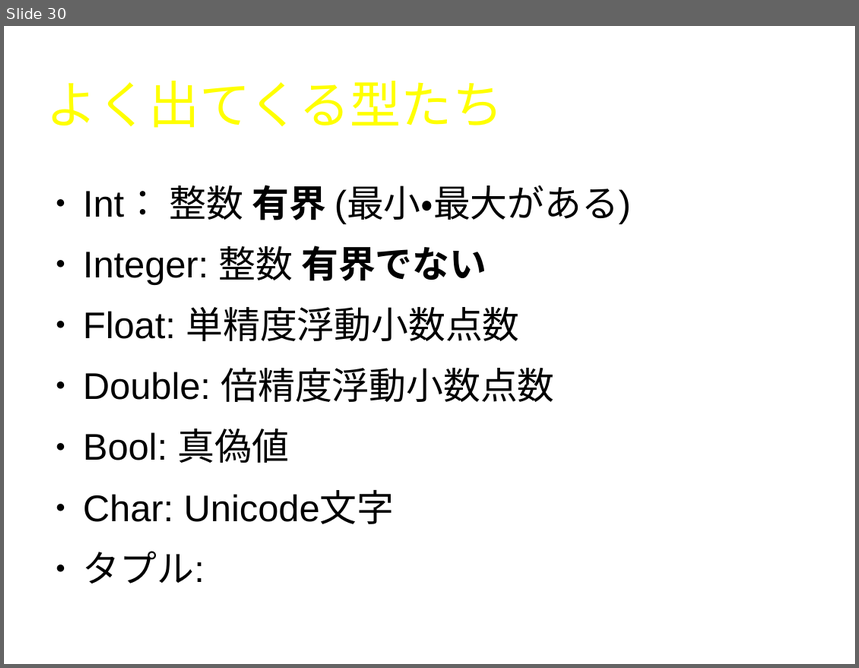
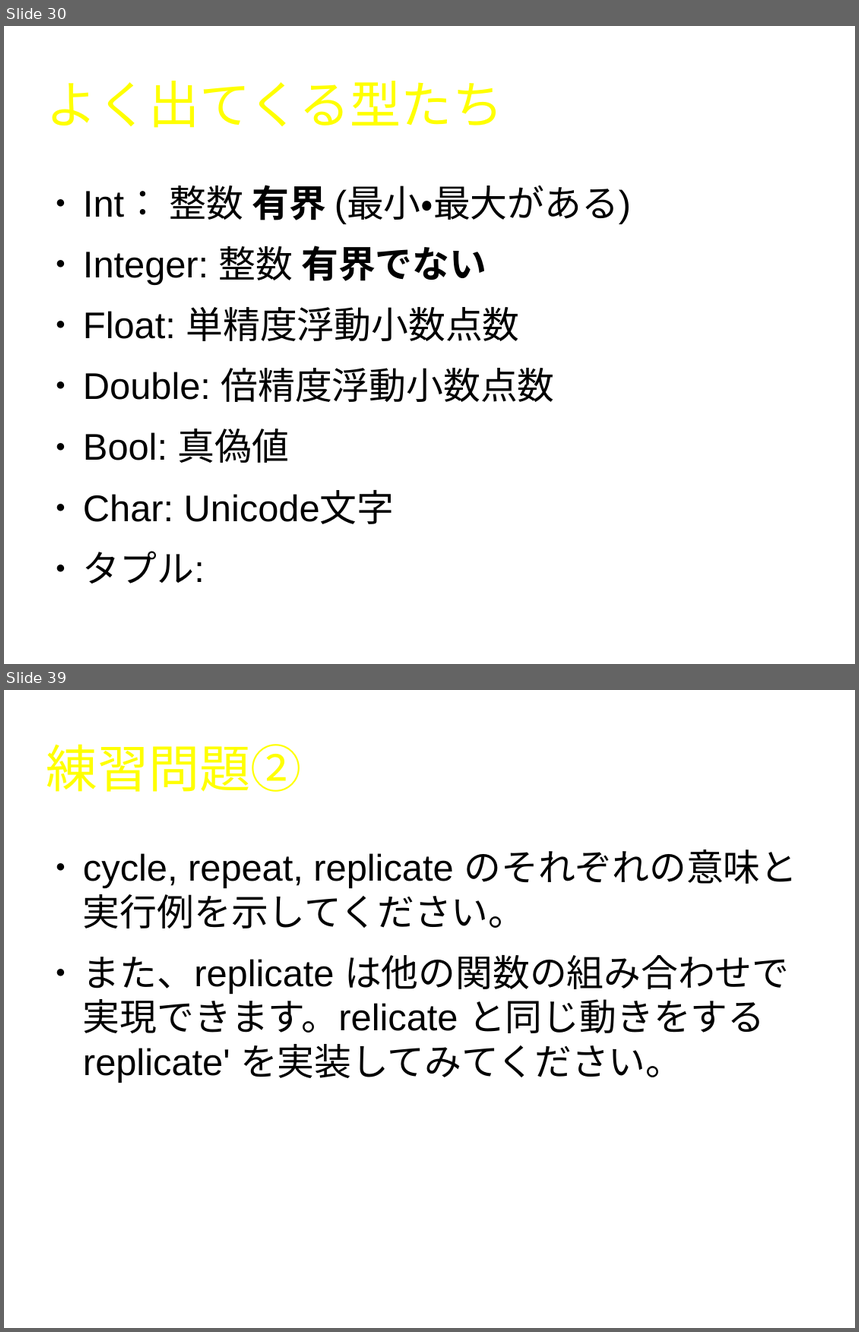
Before and after one commit to naruoga/LYaHfGGreadingMIS, a slide deck: 201310/LYaHfGG1.odp. Shown one above the other, each under a label of ours: slide 30 before the commit, slides 30 and 39 after it; the slides between them are not shown. The pictures are 859x668 and 859x1332 pixels, drawn with LibreOffice and Linux fonts; fonts in the diff are those of the drawing; background and template pictures are left out. Boxes give left, top, right and bottom in pixels: in the first picture for what was removed or moved away, otherwise in the second. Text is boxed around its words. In the diff, an @@ line names an element or a change of style, - is before the commit and + after.

```diff
--- a/201310/LYaHfGG1.odp
+++ b/201310/LYaHfGG1.odp
@@ slide 39 added at [4, 690, 855, 1328], background #FFFFFF @@
@@ title added at [47, 744, 302, 792], 47.6 pt, text #FFFF00 @@
+練習問題②
@@ text added at [83, 850, 797, 1083], 34.6 pt, text #000000 @@
+● cycle, repeat, replicate のそれぞれの意味と実行例を示してください。
+● また、replicate は他の関数の組み合わせで実現できます。relicate と同じ動きをする replicate' を実装してみてください。
```
Also in this commit, not shown: 3 slides changed, 10 other slides added.
